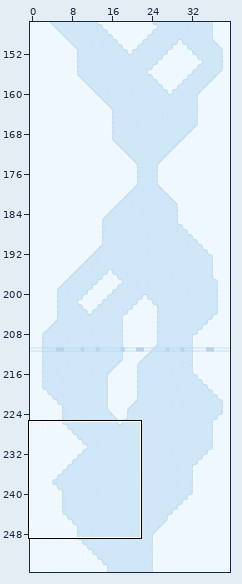
One commit to this LDtk project: ski.ldtk. Above: a wide view before the commit, with the close-up outlined.
Close-up. First the earlier version:
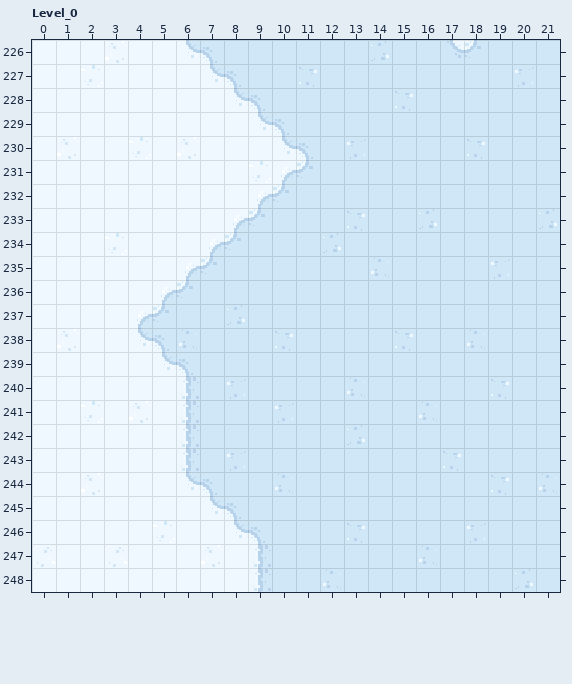
Cells are 16x16 px. Shown: Level_0 x 0..21, y 226..248. The commit also changed other parts of the map, which this record leaves out.
And afterwards:
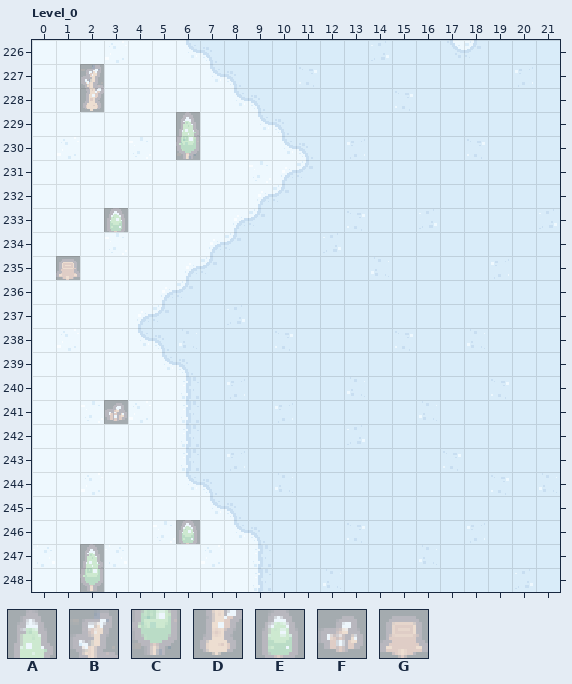
Key: from "SkiTiles": A 6, B 7, C 18, D 19, E 30, F 31, G 47.
_ is an empty cell.
Tiles of an added or newly shown layer are drawn over the layers below it.
See-through tiles are keyed as they look on the map.
Diff:
Changed rows in their new state; . is an unchanged cell.
Layer "Layer_1" (now shown):
first column x 1:
227 .B....
228 .D....
229 .....A
230 .....C
233 ..E...
235 G.....
first column x 3:
241 F
first column x 2:
246 ....E
247 A....
248 C....
